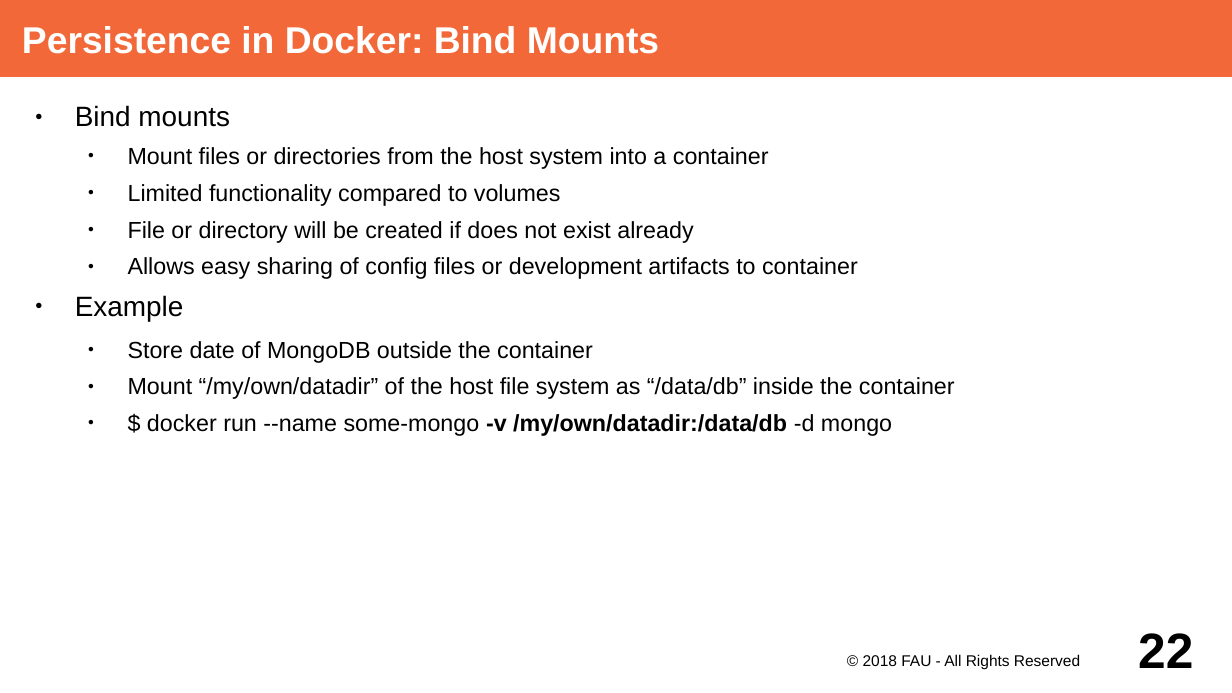
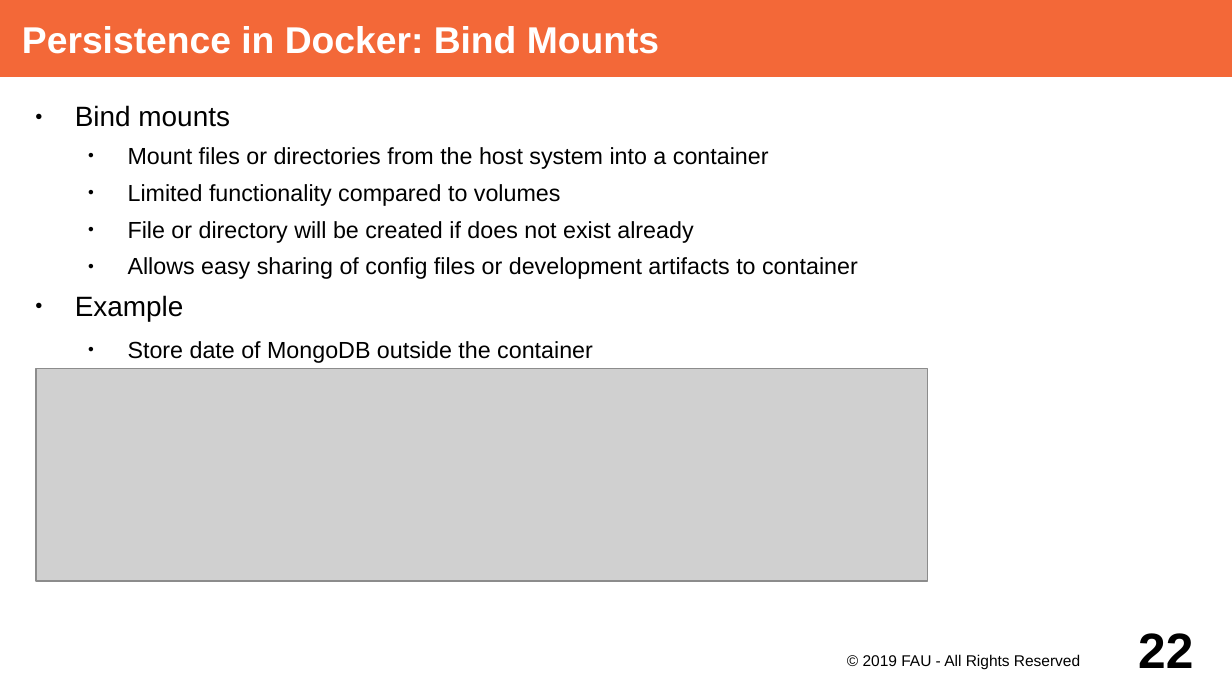
Before and after one commit to dirkriehle/adap-course, a slide deck: slide 22 of Lecture Slides/ADAP Z01 - Containerization.odp. Drawn at 1232x693 pixels with LibreOffice and Linux fonts; fonts in the diff are those of the drawing; grey boxes stand for pictures. Boxes give left, top, right and bottom in pixels: in the first picture for what was removed or moved away, otherwise in the second. Text is boxed around its words. In the diff, an @@ line names an element or a change of style, - is before the commit and + after.

Commit message:
Extend containerization slides with container orchestration content

```diff
--- a/Lecture Slides/ADAP Z01 - Containerization.odp
+++ b/Lecture Slides/ADAP Z01 - Containerization.odp
@@ picture added at [36,369,928,581] @@
@@ text at [128,377,955,436]: paragraphs removed @@
-  ● Mount “/my/own/datadir” of the host file system as “/data/db” inside the container
-  ● $ docker run --name some-mongo -v /my/own/datadir:/data/db -d mongo
@@ text at [863,654,1080,670]: text changed @@
-© 2018 FAU - All Rights Reserved
+© 2019 FAU - All Rights Reserved
```
Also in this commit, not shown: 26 other slides changed.
